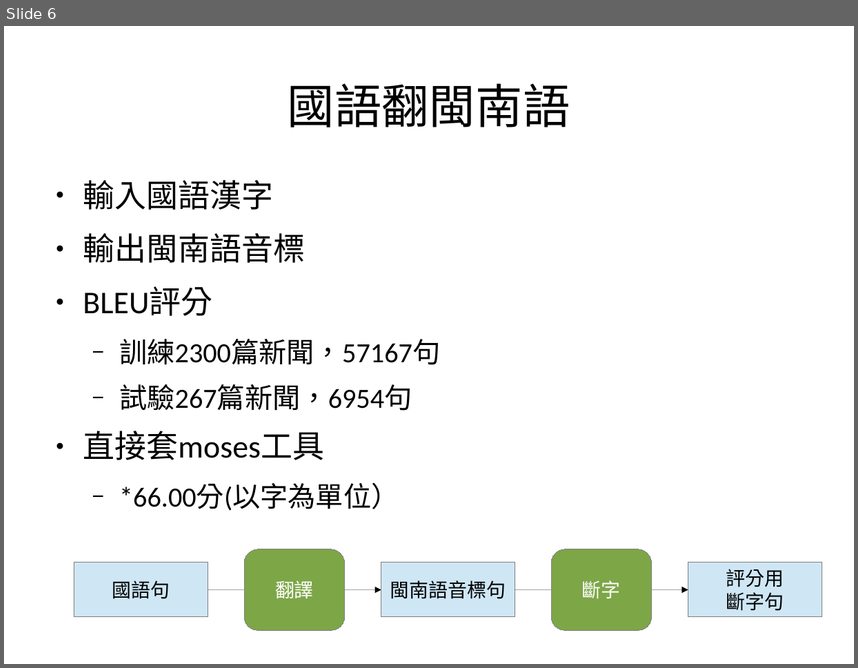
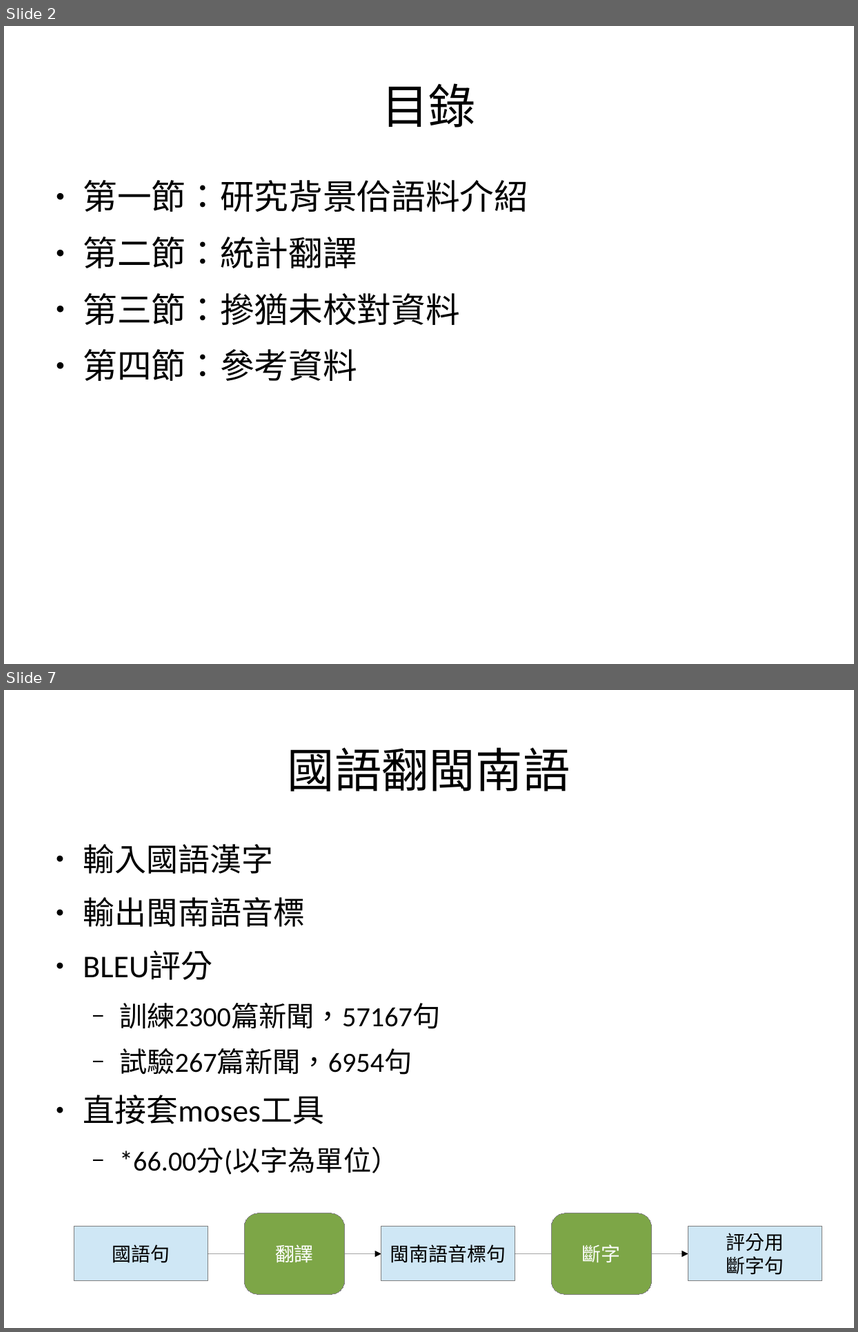
Before and after one commit to sih4sing5hong5/po3-ko3_tau5-iann2-phinn3, a slide deck: 翻譯報告.odp. Shown one above the other, each under a label of ours: slide 6 before the commit, slides 2 and 7 after it; the slides between them are not shown. The pictures are 858x668 and 858x1332 pixels, drawn with LibreOffice and Linux fonts; fonts in the diff are those of the drawing. Boxes give left, top, right and bottom in pixels: in the first picture for what was removed or moved away, otherwise in the second. Text is boxed around its words. In the diff, an @@ line names an element or a change of style, - is before the commit and + after.

```diff
--- a/翻譯報告.odp
+++ b/翻譯報告.odp
@@ slide 2 added at (4,26,854,664), background #FFFFFF @@
@@ title added at (382,83,477,127), 44 pt, text #000000 @@
+目錄
@@ text added at (83,180,528,381), 32 pt, text #000000 @@
+● 第一節：研究背景佮語料介紹
+● 第二節：統計翻譯
+● 第三節：摻猶未校對資料
+● 第四節：參考資料
@@ what was slide 6 is now slide 7 @@
```
Also in this commit, not shown: 10 slides changed, 5 other slides added, 3 slides removed.
